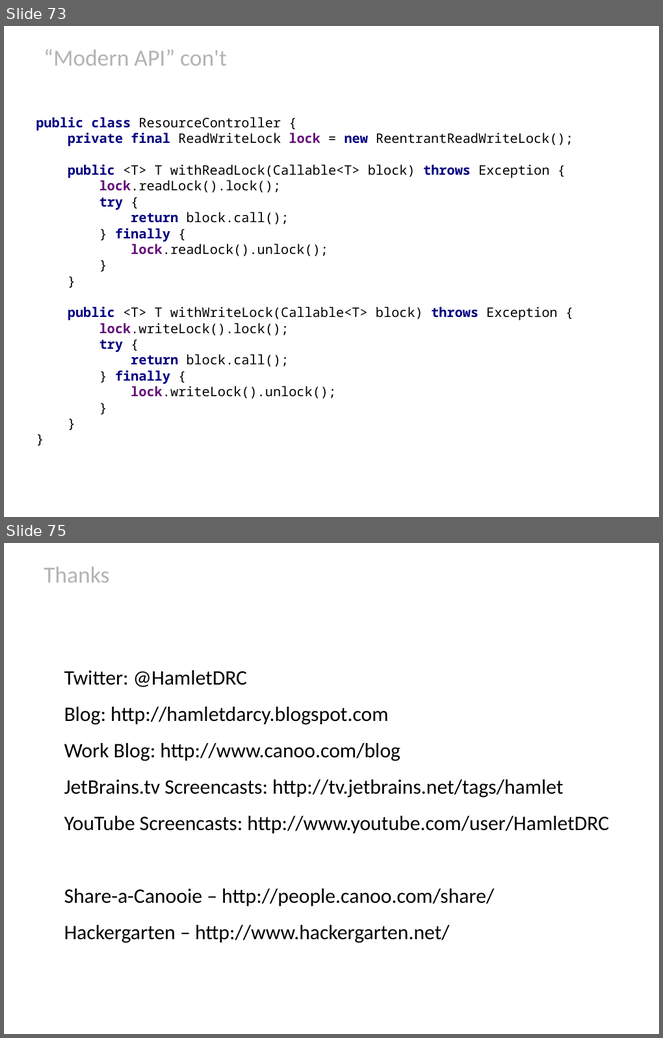
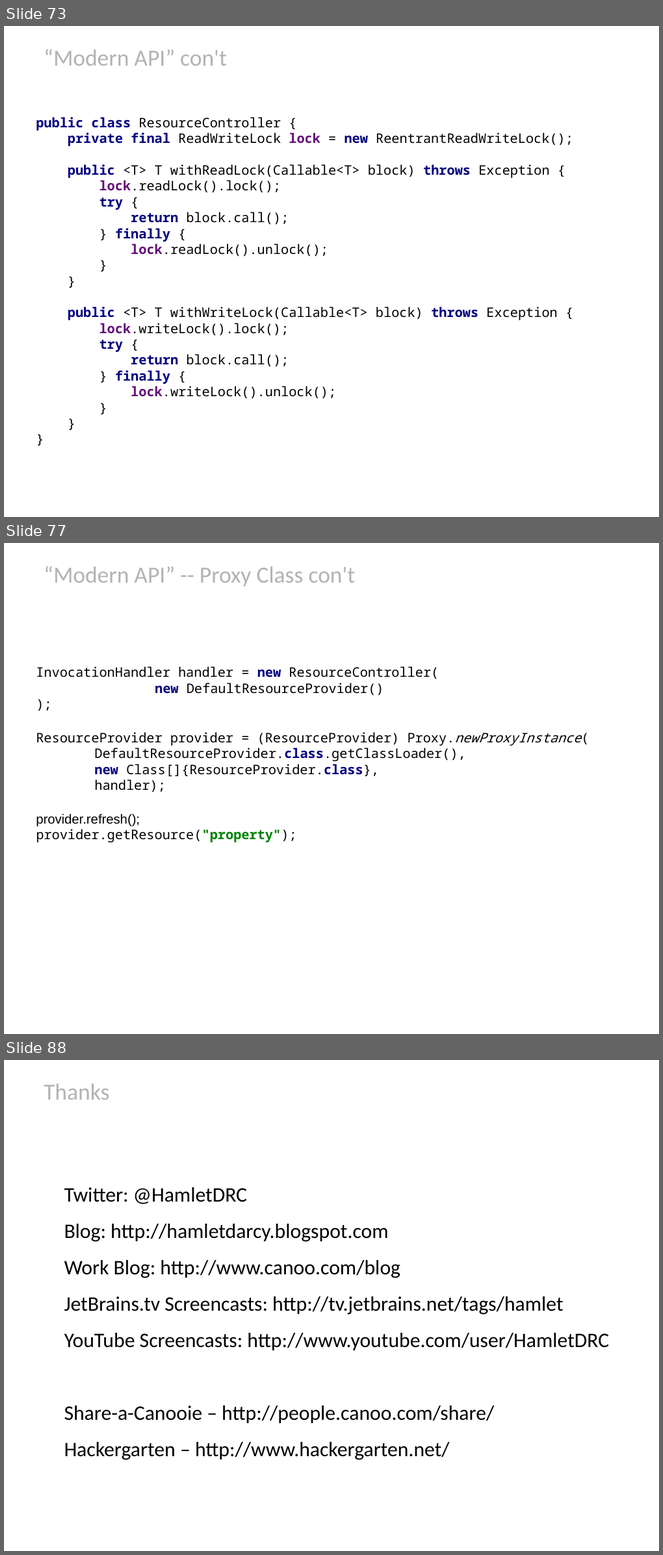
Before and after one commit to HamletDRC/presentations, a slide deck: javaboilerplatebusters/BoilerPlateBusters_Confess.odp. Shown one above the other, each under a label of ours: slides 73 and 75 before the commit, slides 73, 77 and 88 after it; the slides between them are not shown. The pictures are 663x1038 and 663x1555 pixels, drawn with LibreOffice and Linux fonts; fonts in the diff are those of the drawing; background and template pictures are left out. Boxes give left, top, right and bottom in pixels: in the first picture for what was removed or moved away, otherwise in the second. Text is boxed around its words. In the diff, an @@ line names an element or a change of style, - is before the commit and + after.

```diff
--- a/javaboilerplatebusters/BoilerPlateBusters_Confess.odp
+++ b/javaboilerplatebusters/BoilerPlateBusters_Confess.odp
@@ slide 77 added at box(4, 543, 659, 1034), background picture (left out) @@
@@ title added at box(44, 566, 356, 587), 28 pt, text #B3B3B3 @@
+“Modern API” -- Proxy Class con't
@@ subtitle added at box(36, 667, 581, 843), 16 pt, text #000000 @@
+InvocationHandler handler = new ResourceController(
+new DefaultResourceProvider()
+);
+ResourceProvider provider = (ResourceProvider) Proxy.newProxyInstance(
+DefaultResourceProvider.class.getClassLoader(),
+new Class[]{ResourceProvider.class},
+handler);
+provider.refresh();
+provider.getResource("property");
@@ what was slide 75 is now slide 88 @@
```
Also in this commit, not shown: 1 slide changed, 13 other slides added, 1 slide removed, 11 other files.
